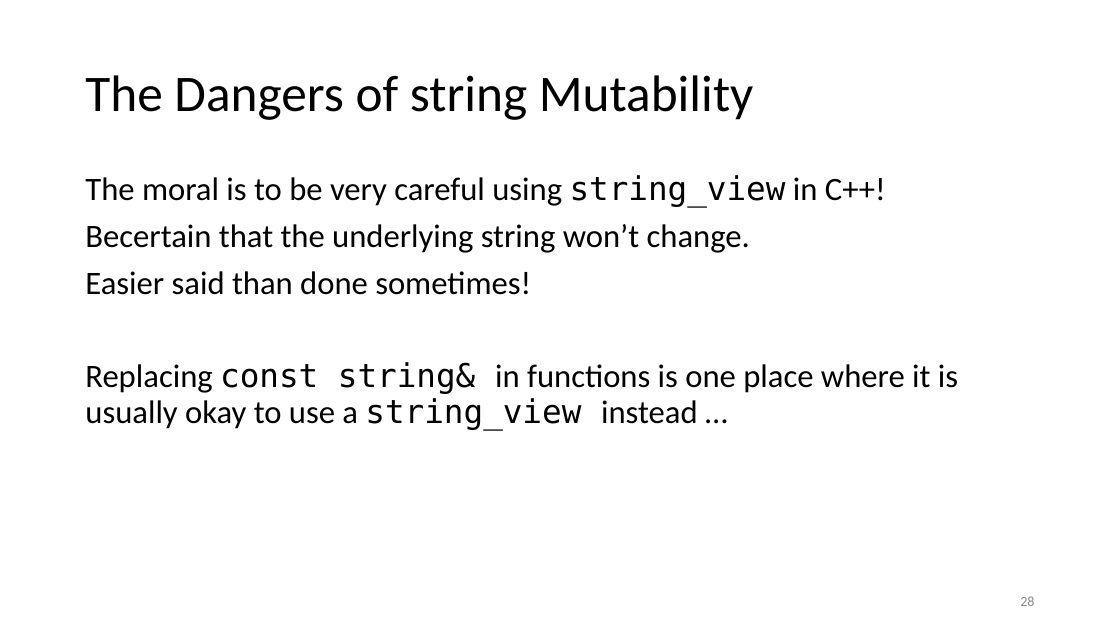
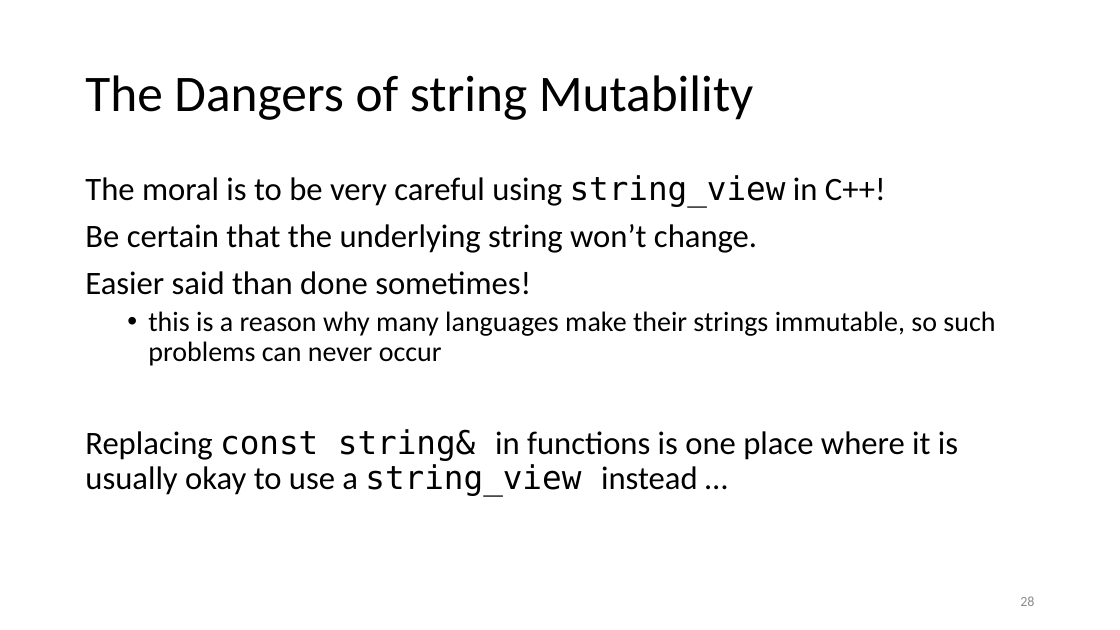
Before and after one commit to tjd1234/cmpt225fall2023, a slide deck: slide 28 of lecture_notes/week12/week12_strings.pptx. Drawn at 1120x630 pixels with LibreOffice and Linux fonts; fonts in the diff are those of the drawing. Boxes give left, top, right and bottom in pixels: in the first picture for what was removed or moved away, otherwise in the second. Text is boxed around its words. In the diff, an @@ line names an element or a change of style, - is before the commit and + after.

```diff
--- a/lecture_notes/week12/week12_strings.pptx
+++ b/lecture_notes/week12/week12_strings.pptx
@@ text at box(85, 224, 757, 253): spaces changed @@
-Becertain that the underlying string won’t change.
+Be certain that the underlying string won’t change.
@@ text at box(148, 311, 995, 366): paragraph added @@
+  • this is a reason why many languages make their strings immutable, so such problems can never occur
```
Also in this commit, not shown: 16 other slides changed, 3 other files.
